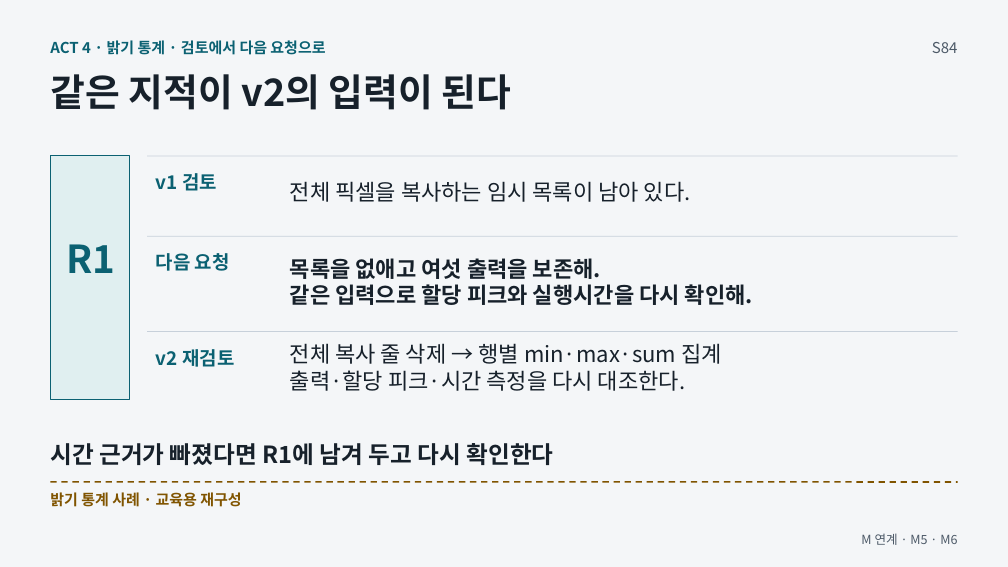
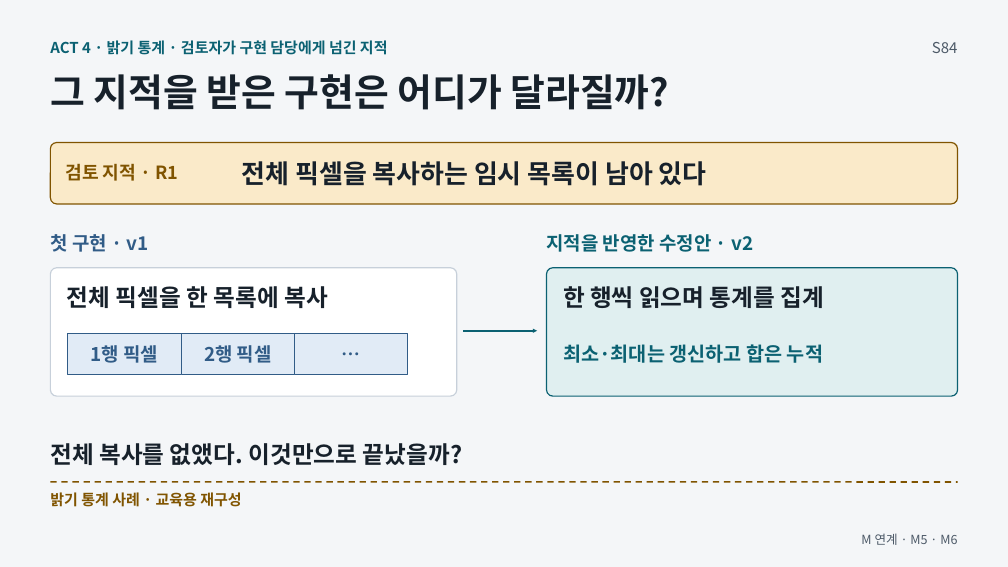
Before and after one commit to GideokKim/ai-dev-training, a slide deck: slide 7 of production/ACT_4.pptx. Drawn at 1008x567 pixels with LibreOffice and Linux fonts; fonts in the diff are those of the drawing. Boxes give left, top, right and bottom in pixels: in the first picture for what was removed or moved away, otherwise in the second. Text is boxed around its words. In the diff, an @@ line names an element or a change of style, - is before the commit and + after.

```diff
--- a/production/ACT_4.pptx
+++ b/production/ACT_4.pptx
@@ text at [50,40,388,55]: text changed @@
-ACT 4 · 밝기 통계 · 검토에서 다음 요청으로
+ACT 4 · 밝기 통계 · 검토자가 구현 담당에게 넘긴 지적
@@ text at [50,74,670,110]: text changed @@
-같은 지적이 v2의 입력이 된다
+그 지적을 받은 구현은 어디가 달라질까?
@@ rounded rectangle added at [51,143,958,204], fill #FAEAC9, outline #805400 1.13 pt @@
@@ rectangle removed at [51,156,130,399] @@
@@ text at [65,163,178,181]: text changed; size 36.8 to 17.2 pt; text colour #0B6172 to #805400 @@
-R1
+검토 지적 · R1
@@ line removed from (147, 156) to (958, 156) @@
@@ text at [242,161,707,186]: text changed; size 21 to 24.8 pt; bold on @@
-전체 픽셀을 복사하는 임시 목록이 남아 있다.
+전체 픽셀을 복사하는 임시 목록이 남아 있다
@@ text at [50,234,149,252]: text changed; text colour #0B6172 to #315C87 @@
-v1 검토
+첫 구현 · v1
@@ line removed from (147, 236) to (958, 236) @@
@@ text added at [547,234,753,252], 18 pt, text #0B6172, bold @@
+지적을 반영한 수정안 · v2
@@ rounded rectangle added at [51,268,457,396], fill #FFFFFF, outline #C7D0DA 1.13 pt @@
@@ text removed at [156,253,230,271] @@
-다음 요청
@@ rounded rectangle added at [547,268,958,396], fill #E0EFF0, outline #0B6172 1.13 pt @@
@@ text at [67,286,328,308]: text changed; size 21 to 22.5 pt @@
-목록을 없애고 여섯 출력을 보존해.
-같은 입력으로 할당 피크와 실행시간을 다시 확인해.
+전체 픽셀을 한 목록에 복사
@@ text added at [563,286,824,308], 22.5 pt, text #17212B, bold @@
+한 행씩 읽으며 통계를 집계
@@ rectangle added at [68,333,181,375], fill #E1EBF6, outline #315C87 0.75 pt @@
@@ text at [91,345,158,363]: text changed; text colour #0B6172 to #315C87 @@
-v2 재검토
+1행 픽셀
@@ line removed from (147, 332) to (958, 332) @@
@@ rectangle added at [181,333,295,375], fill #E1EBF6, outline #315C87 0.75 pt @@
@@ text added at [204,345,272,363], 18 pt, text #315C87, bold @@
+2행 픽셀
@@ text removed at [290,343,722,391] @@
-전체 복사 줄 삭제 → 행별 min·max·sum 집계
-출력·할당 피크·시간 측정을 다시 대조한다.
@@ rectangle added at [295,333,408,375], fill #E1EBF6, outline #315C87 0.75 pt @@
@@ text added at [297,334,406,374], 18 pt, text #315C87, bold @@
+…
@@ arrow added from (463, 331) to (537, 331), #0B6172 1.88 pt @@
@@ text added at [563,344,823,363], 18.8 pt, text #0B6172, bold @@
+최소·최대는 갱신하고 합은 누적
@@ text at [50,443,462,465]: text changed @@
-시간 근거가 빠졌다면 R1에 남겨 두고 다시 확인한다
+전체 복사를 없앴다. 이것만으로 끝났을까?
```
Also in this commit, not shown: 2 other slides changed, 39 other files.
